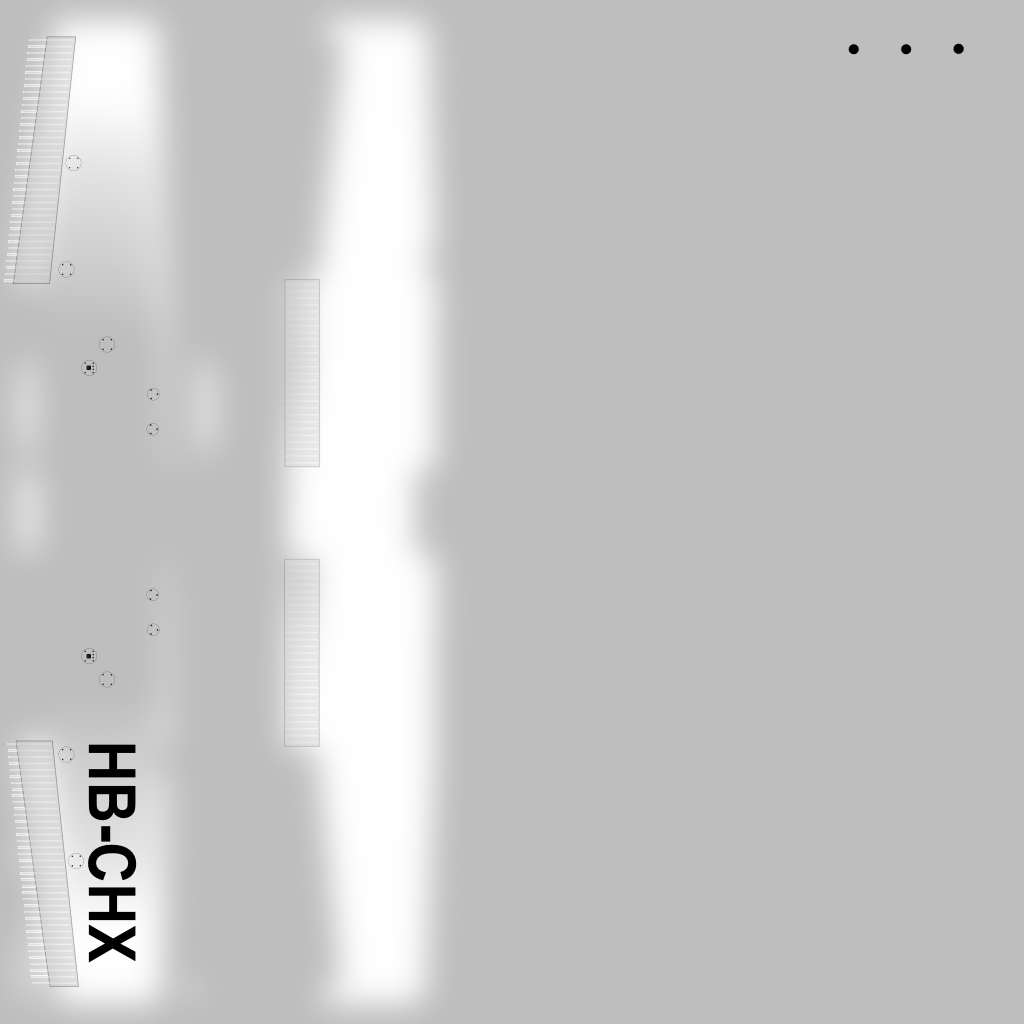
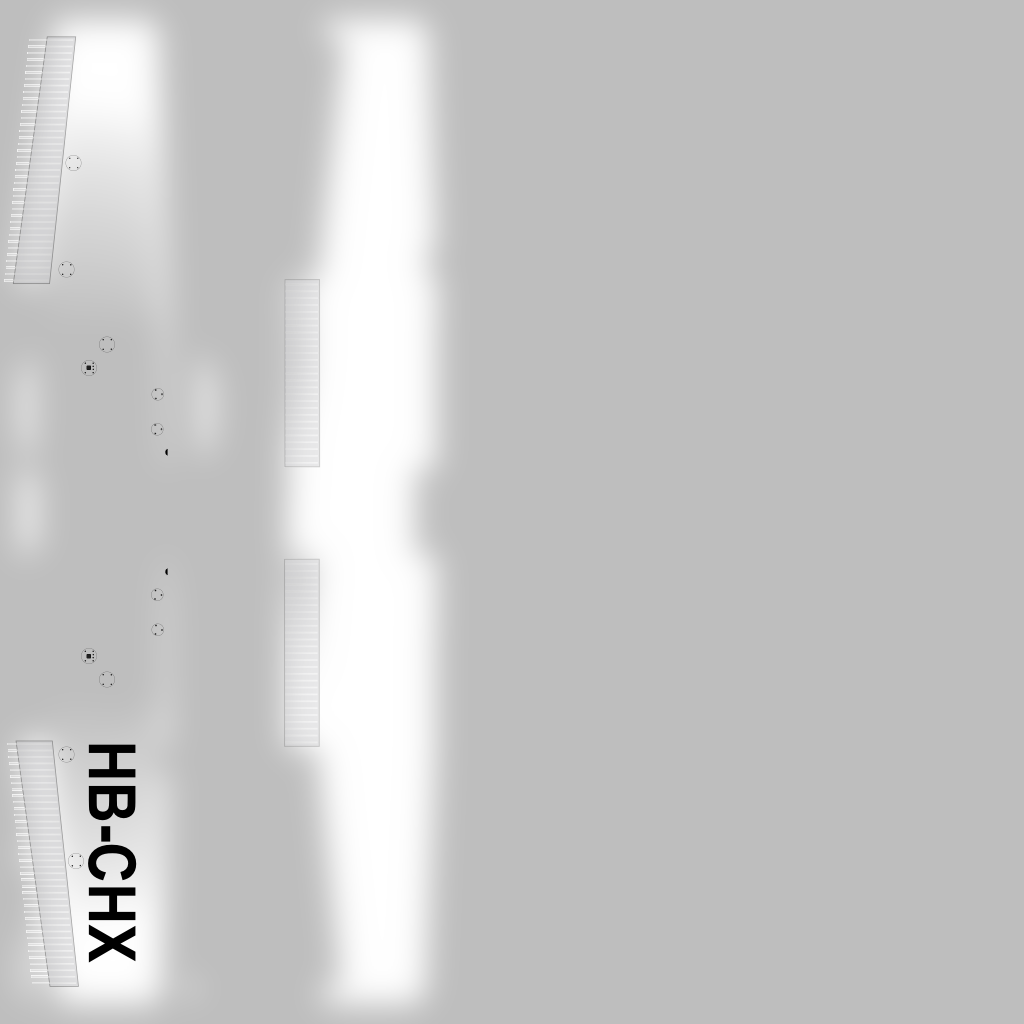
Layered file, before and after one edit (1024x1024). Changes by layer:
added layer "Clipboard #1" above "Clipboard" over [151, 388, 168, 636]
painted on "Clipboard" over [146, 43, 965, 636]
